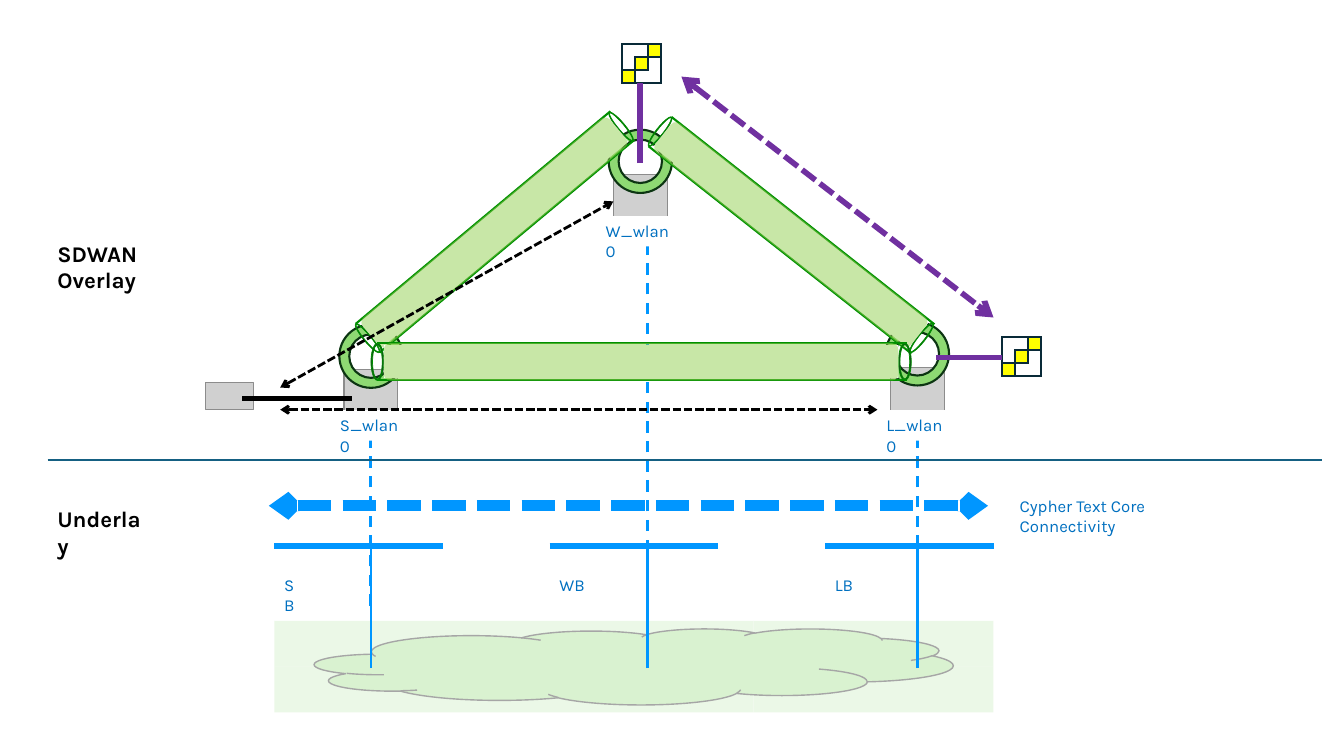
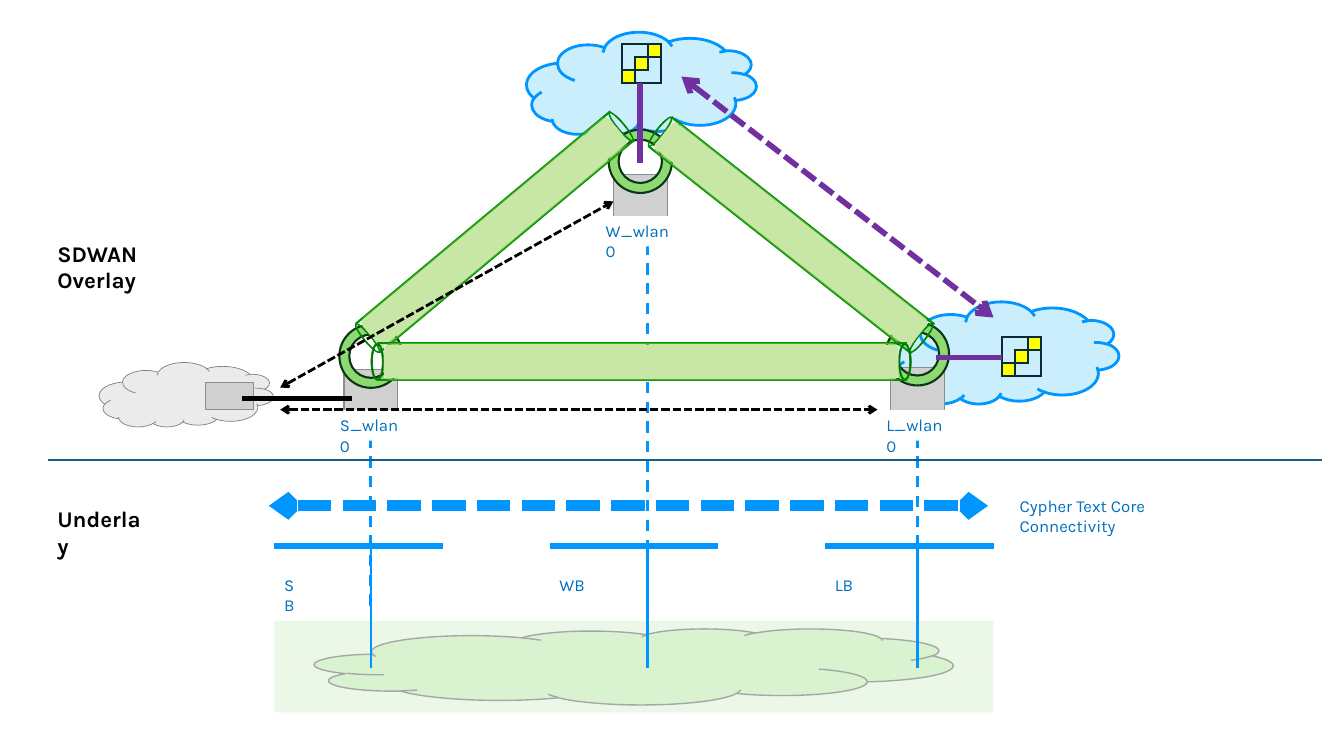
Before and after one commit to Focaccio/refnet, a slide deck: slide 4 of 0g/0g-sdwan/SDWAN-Trasnport-Concepts8.pptx. Drawn at 1344x756 pixels with LibreOffice and Linux fonts; fonts in the diff are those of the drawing; grey boxes stand for pictures. Boxes give left, top, right and bottom in pixels: in the first picture for what was removed or moved away, otherwise in the second. Text is boxed around its words. In the diff, an @@ line names an element or a change of style, - is before the commit and + after.

```diff
--- a/0g/0g-sdwan/SDWAN-Trasnport-Concepts8.pptx
+++ b/0g/0g-sdwan/SDWAN-Trasnport-Concepts8.pptx
@@ cloud added at <box>526,32,756,134</box>, fill #CAEEFB, outline #0096FF 2 pt @@
@@ cloud added at <box>889,302,1119,404</box>, fill #CAEEFB, outline #0096FF 2 pt @@
@@ cloud added at <box>99,363,273,427</box>, fill #D9D9D9 at 50% opacity, outline #808080 0.5 pt @@
```
Also in this commit, not shown: 4 other slides changed, 1 slide removed, 2 other files.
